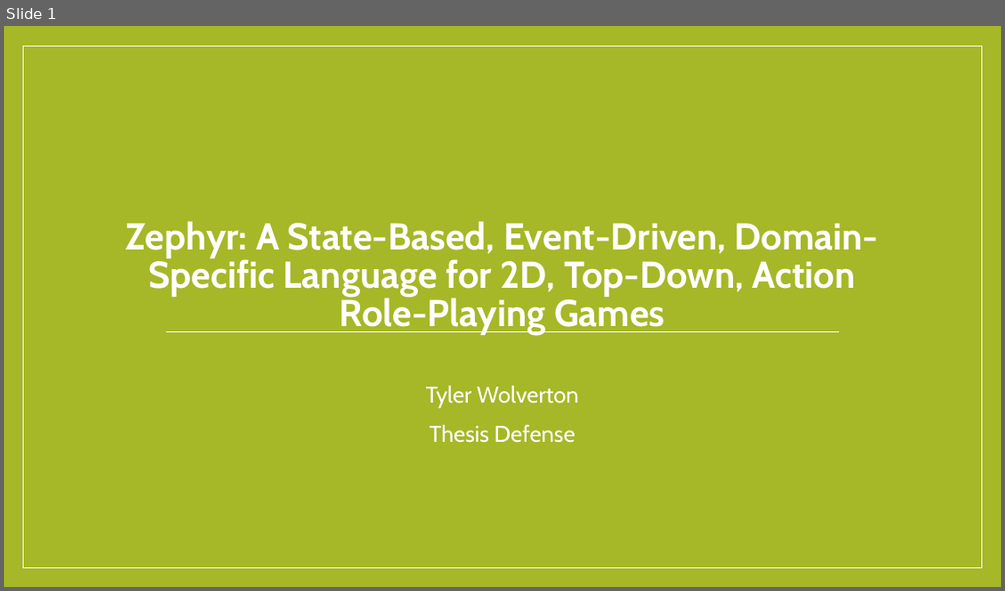
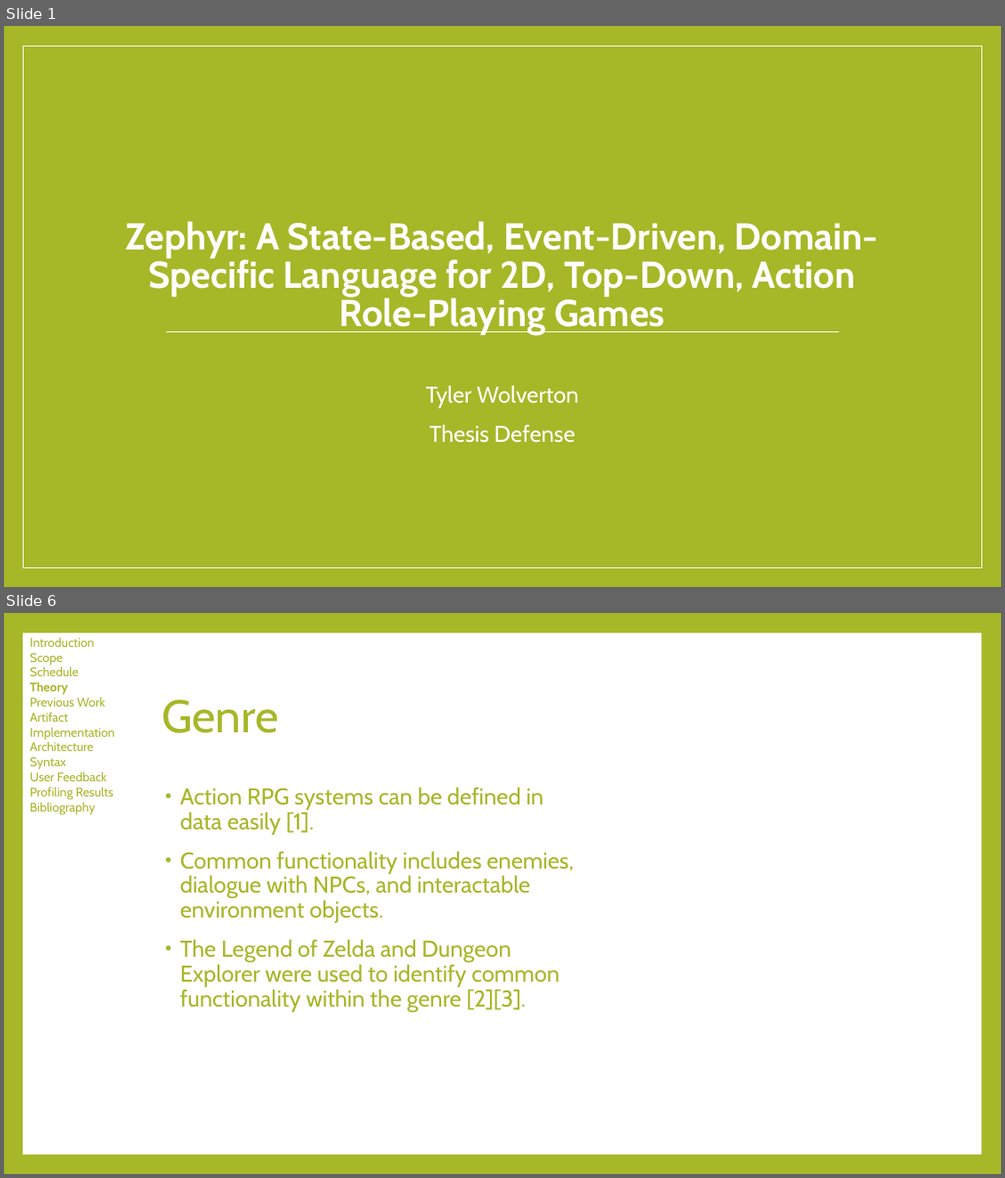
Before and after one commit to tylerwolverton/Guildhall, a slide deck: Zephyr/Documentation/Wolverton_Defense_Slides.pptx. Shown one above the other, each under a label of ours: slide 1 before the commit, slides 1 and 6 after it; the slides between them are not shown. The pictures are 1005x591 and 1005x1178 pixels, drawn with LibreOffice and Linux fonts; fonts in the diff are those of the drawing. Boxes give left, top, right and bottom in pixels: in the first picture for what was removed or moved away, otherwise in the second. Text is boxed around its words. In the diff, an @@ line names an element or a change of style, - is before the commit and + after.

```diff
--- a/Zephyr/Documentation/Wolverton_Defense_Slides.pptx
+++ b/Zephyr/Documentation/Wolverton_Defense_Slides.pptx
@@ slide 6 added at (4, 613, 1001, 1174), background #A6B727 @@
@@ rectangle added at (23, 633, 981, 1154), fill #FFFFFF @@
@@ text added at (30, 637, 114, 815), 12 pt, text #A6B727 @@
+Introduction
+Scope
+Schedule
+Theory
+Previous Work
+Artifact
+Implementation
+Architecture
+Syntax
+User Feedback
+Profiling Results
+Bibliography
@@ title added at (162, 699, 278, 733), 44 pt, text #A6B727 @@
+Genre
@@ text added at (180, 787, 574, 1011), 22 pt, text #A6B727 @@
+• Action RPG systems can be defined in data easily [1].
+• Common functionality includes enemies, dialogue with NPCs, and interactable environment objects.
+• The Legend of Zelda and Dungeon Explorer were used to identify common functionality within the genre [2][3].
```
Also in this commit, not shown: 12 slides changed, 13 other slides added.
